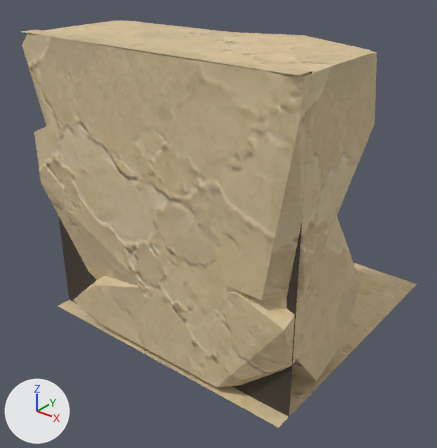
What one commit did to the glTF model assets/custom/models/ground_modules/ground_square_edge_02.glb.
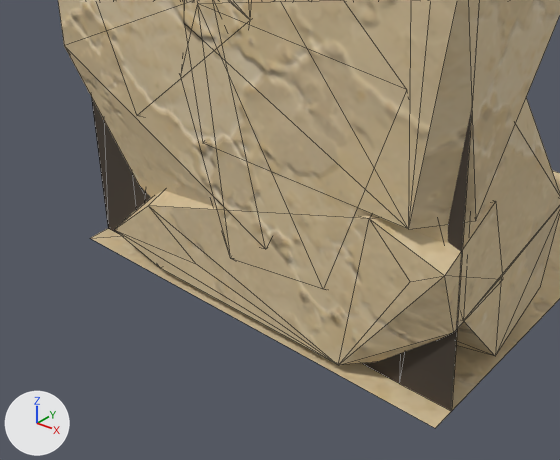
There are two pictures of each version: one whole from a camera (50 mm lens) standing at (1.683, -1.128, 1.28) and looking at (0.474, 0.382, 0.343), one close up on the part from 0% to 82% of the width and 34% to 100% of the height. Arrows for +X, +Y and +Z are at lower left; the lights stay in place. The first two pictures are the older version. The close-ups show mesh edges as thin lines.

The first close-up shows 'GroundSquareEdge02_Body'.
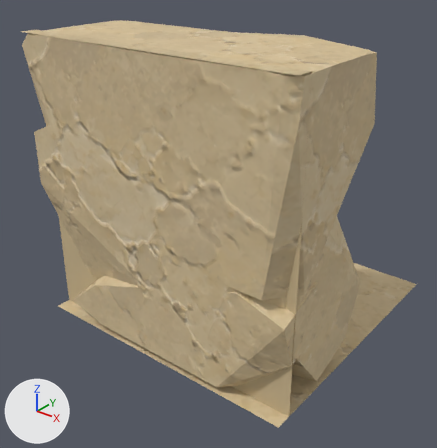
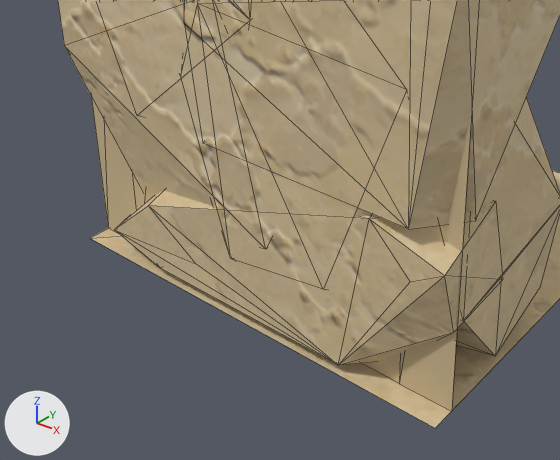
What differs and where, as boxes [x1, y1, x2, y2] in the close-ups (560 x 460 px):
```json
{"object": "GroundSquareEdge02_Body", "change": "recoloured", "before": [91, 97, 474, 416], "after": [91, 97, 474, 416]}
```

Scene script edits in JSON lines:
```json
{"op": "set", "path": "mat_groundmodulerecess.base_color", "old": "(0.06, 0.045, 0.032)", "new": "(0.61, 0.48, 0.28)", "note": "brown #453c32 -> beige #cdb890"}
```
